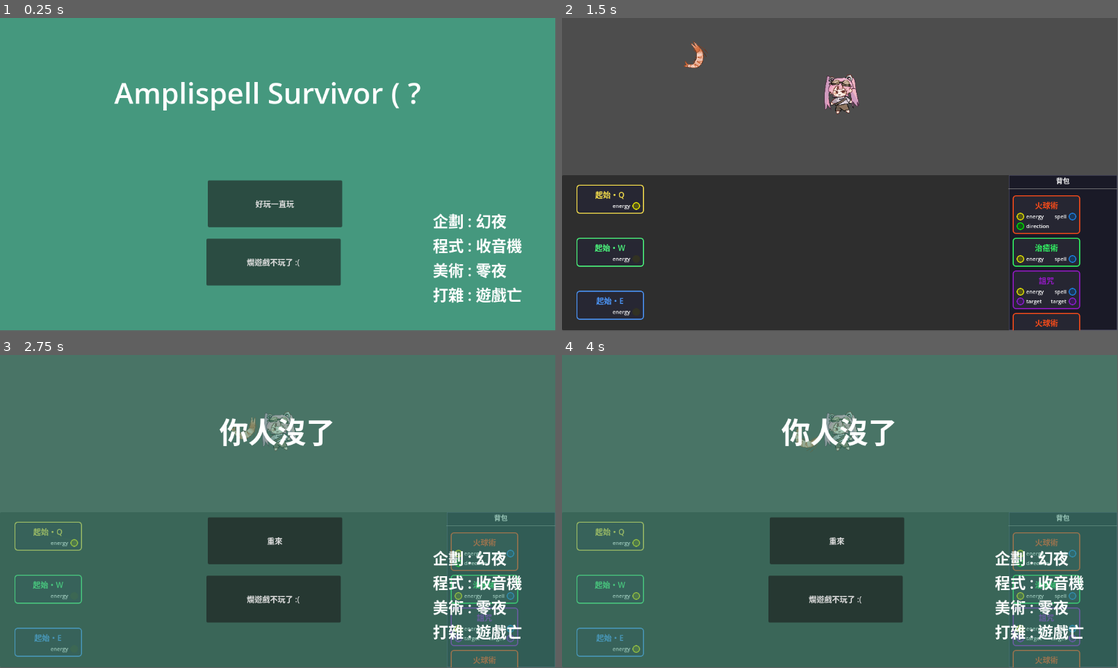
Above: before the commit, frames 1-4 (two rows, left to right).
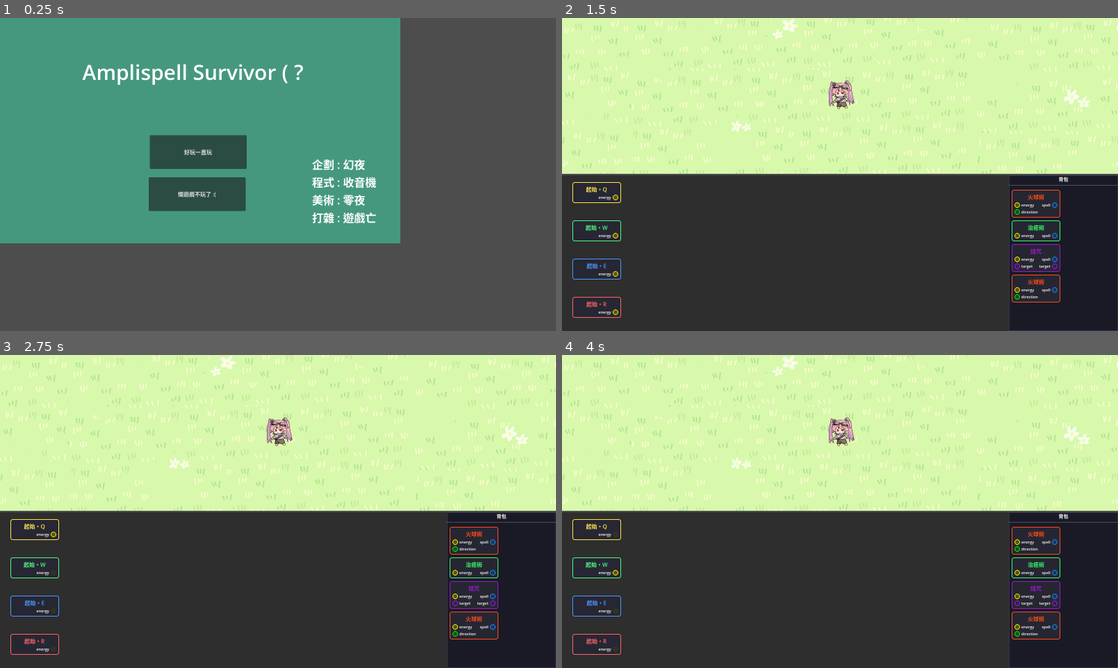
Above: after the commit, the same moments.

Repository: BlueRadio57445/spell-chanting-loudspeaker
Game: Godot game, scene res://scenes/MainMenu.tscn
The game is run twice, just before and just after one commit, with the same random seed, the same clock (stepped at 60 frames per second) and the same inputs.
Inputs (mouse positions are in pixels of both pictures, inside the frame that each line leads up to):
- Up to frame 1 (0.25 s): no input
- Up to frame 2 (1.5 s): click "好玩一直玩" at 0.5 s; click (634, 205) at 1.27 s
- Up to frame 3 (2.75 s): click (55, 533) at 2.02 s
- Up to frame 4 (4 s): click (634, 596) at 2.77 s; click (617, 570) at 3.52 s
In our replay, the window is 799x449 before the commit and 800x450 after it. These sizes can differ from the game's own. Grey fills any space a smaller window leaves; there, only what the larger window draws over its background counts as a difference.

The runs differ from the first frame. In frame 1, 57% of the frame differs, in the area x 0-100%, y 0-100%; in frame 2, 53%; in frame 3, 93%; in frame 4, 93%.

Commit message:
runedrop

Diff:
--- a/project.godot
+++ b/project.godot
@@ -19,6 +19,23 @@
 
 RuneRegistry="*res://scripts/rune_system/rune_registry.gd"
 
+[display]
+
+window/size/viewport_width=1600
+window/size/viewport_height=900
+
+[global_group]
+
+Enemy=""
+
+[input]
+
+Die={
+"deadzone": 0.2,
+"events": [Object(InputEventKey,"resource_local_to_scene":false,"resource_name":"","device":0,"window_id":0,"alt_pressed":false,"shift_pressed":false,"ctrl_pressed":false,"meta_pressed":false,"pressed":false,"keycode":0,"physical_keycode":68,"key_label":0,"unicode":0,"location":0,"echo":false,"script":null)
+]
+}
+
 [physics]
 
 3d/physics_engine="Jolt Physics"
--- /dev/null
+++ b/scenes/RuneDrops.tscn
@@ -0,0 +1,21 @@
+[gd_scene format=3 uid="uid://boqnqj2ku44l2"]
+
+[ext_resource type="Texture2D" uid="uid://d44cye8df5fw" path="res://resources/tmpEnemy.png" id="1_66oq8"]
+[ext_resource type="Script" uid="uid://bid3ic2rbb6lv" path="res://scripts/rune_system/RuneDrops.gd" id="1_m0xgc"]
+
+[sub_resource type="RectangleShape2D" id="RectangleShape2D_m0xgc"]
+size = Vector2(64, 64)
+
+[node name="RuneDrops" type="CharacterBody2D" unique_id=434997307]
+collision_layer = 4
+script = ExtResource("1_m0xgc")
+
+[node name="Sprite2D" type="Sprite2D" parent="." unique_id=2043024449]
+texture = ExtResource("1_66oq8")
+
+[node name="Area2D" type="Area2D" parent="." unique_id=1983151018]
+
+[node name="CollisionShape2D" type="CollisionShape2D" parent="Area2D" unique_id=2068355136]
+shape = SubResource("RectangleShape2D_m0xgc")
+
+[connection signal="area_entered" from="Area2D" to="." method="_on_area_entered"]
--- a/scenes/enemys/DashEnemy.tscn
+++ b/scenes/enemys/DashEnemy.tscn
@@ -2,11 +2,13 @@
 
 [ext_resource type="PackedScene" uid="uid://cxpvvm3jimsot" path="res://scenes/enemys/EnemyBase.tscn" id="1_0hxxw"]
 [ext_resource type="Script" uid="uid://5ovelps6fjgd" path="res://scripts/enemys/DashEnemy.gd" id="2_apx1p"]
+[ext_resource type="PackedScene" uid="uid://boqnqj2ku44l2" path="res://scenes/RuneDrops.tscn" id="3_s3rxy"]
 [ext_resource type="Texture2D" uid="uid://cdbbxmgm8ds0v" path="res://resources/Enemy/DashEnemy.png" id="3_xxg2t"]
 
 [node name="DashEnemy" unique_id=1417908132 instance=ExtResource("1_0hxxw")]
 script = ExtResource("2_apx1p")
 dash_speed = 600.0
+loot_item_scene = ExtResource("3_s3rxy")
 
 [node name="Sprite2D" parent="." index="0" unique_id=270864752]
 position = Vector2(-0.5, -0.5000076)
--- a/scenes/enemys/EnemyBase.tscn
+++ b/scenes/enemys/EnemyBase.tscn
@@ -2,6 +2,7 @@
 
 [ext_resource type="Script" uid="uid://bbjgel3jle0ab" path="res://scripts/enemys/BaseEnemy.gd" id="1_3wklq"]
 [ext_resource type="Texture2D" uid="uid://d44cye8df5fw" path="res://resources/tmpEnemy.png" id="2_7am4l"]
+[ext_resource type="PackedScene" uid="uid://boqnqj2ku44l2" path="res://scenes/RuneDrops.tscn" id="2_37sun"]
 
 [sub_resource type="RectangleShape2D" id="RectangleShape2D_vgmxi"]
 size = Vector2(64, 64)
@@ -9,9 +10,10 @@
 [sub_resource type="RectangleShape2D" id="RectangleShape2D_i3s64"]
 size = Vector2(69, 69)
 
-[node name="EnemyBase" type="CharacterBody2D" unique_id=1417908132]
+[node name="EnemyBase" type="CharacterBody2D" unique_id=1417908132 groups=["Enemy"]]
 collision_layer = 4
 script = ExtResource("1_3wklq")
+loot_item_scene = ExtResource("2_37sun")
 
 [node name="Sprite2D" type="Sprite2D" parent="." unique_id=270864752]
 texture = ExtResource("2_7am4l")
--- a/scenes/enemys/ExplodeEnemy.tscn
+++ b/scenes/enemys/ExplodeEnemy.tscn
@@ -3,11 +3,13 @@
 [ext_resource type="PackedScene" uid="uid://cxpvvm3jimsot" path="res://scenes/enemys/EnemyBase.tscn" id="1_kykiv"]
 [ext_resource type="Script" uid="uid://hmslppp56mx2" path="res://scripts/enemys/ExplodeEnemy.gd" id="2_s06hd"]
 [ext_resource type="Texture2D" uid="uid://c5j0wkq1lccbe" path="res://resources/Enemy/ExplodeEnemy.png" id="3_1mn1v"]
+[ext_resource type="PackedScene" uid="uid://boqnqj2ku44l2" path="res://scenes/RuneDrops.tscn" id="3_na7us"]
 [ext_resource type="Texture2D" uid="uid://vrvu1dog8x2b" path="res://resources/Enemy/ExplodeEnemyParticle.png" id="4_4qrwd"]
 
 [node name="ExplodeEnemy" unique_id=1417908132 instance=ExtResource("1_kykiv")]
 script = ExtResource("2_s06hd")
 explode_range = 80.0
+loot_item_scene = ExtResource("3_na7us")
 
 [node name="Sprite2D" parent="." index="0" unique_id=270864752]
 position = Vector2(3.000006, -6.499997)
--- a/scenes/enemys/FastEnemy.tscn
+++ b/scenes/enemys/FastEnemy.tscn
@@ -2,6 +2,7 @@
 
 [ext_resource type="Script" uid="uid://bnbvvy5yf2qga" path="res://scripts/enemys/FastEnemy.gd" id="1_5fu35"]
 [ext_resource type="Texture2D" uid="uid://c4x11i5m22cqn" path="res://resources/Enemy/FastEnemy.png" id="2_5fu35"]
+[ext_resource type="PackedScene" uid="uid://boqnqj2ku44l2" path="res://scenes/RuneDrops.tscn" id="2_f8xxg"]
 
 [sub_resource type="RectangleShape2D" id="RectangleShape2D_vgmxi"]
 size = Vector2(64, 64)
@@ -9,10 +10,11 @@
 [sub_resource type="RectangleShape2D" id="RectangleShape2D_i3s64"]
 size = Vector2(69, 69)
 
-[node name="EnemyBase" type="CharacterBody2D" unique_id=1417908132]
+[node name="EnemyBase" type="CharacterBody2D" unique_id=1417908132 groups=["Enemy"]]
 collision_layer = 4
 script = ExtResource("1_5fu35")
 speed = 300.0
+loot_item_scene = ExtResource("2_f8xxg")
 
 [node name="Sprite2D" type="Sprite2D" parent="." unique_id=270864752]
 position = Vector2(1.9073486e-06, 2.9999995)
--- a/scenes/enemys/NormalEnemy.tscn
+++ b/scenes/enemys/NormalEnemy.tscn
@@ -2,6 +2,7 @@
 
 [ext_resource type="Script" uid="uid://bbjgel3jle0ab" path="res://scripts/enemys/BaseEnemy.gd" id="1_0uuwo"]
 [ext_resource type="Texture2D" uid="uid://b2sbmuvsqkhf3" path="res://resources/Enemy/NormalEnemy.png" id="2_0uuwo"]
+[ext_resource type="PackedScene" uid="uid://boqnqj2ku44l2" path="res://scenes/RuneDrops.tscn" id="2_vu24j"]
 
 [sub_resource type="RectangleShape2D" id="RectangleShape2D_vgmxi"]
 size = Vector2(64, 64)
@@ -9,10 +10,11 @@
 [sub_resource type="RectangleShape2D" id="RectangleShape2D_i3s64"]
 size = Vector2(69, 69)
 
-[node name="EnemyBase" type="CharacterBody2D" unique_id=1417908132]
+[node name="EnemyBase" type="CharacterBody2D" unique_id=1417908132 groups=["Enemy"]]
 collision_layer = 4
 script = ExtResource("1_0uuwo")
 speed = 100.0
+loot_item_scene = ExtResource("2_vu24j")
 
 [node name="Sprite2D" type="Sprite2D" parent="." unique_id=270864752]
 position = Vector2(2.3841858e-07, -9.536743e-06)
--- a/scenes/enemys/SlowEnemy.tscn
+++ b/scenes/enemys/SlowEnemy.tscn
@@ -2,6 +2,7 @@
 
 [ext_resource type="Script" uid="uid://bbjgel3jle0ab" path="res://scripts/enemys/BaseEnemy.gd" id="1_80u3f"]
 [ext_resource type="Texture2D" uid="uid://c7tf6yt7w0tmp" path="res://resources/Enemy/SlowEnemy.png" id="2_80u3f"]
+[ext_resource type="PackedScene" uid="uid://boqnqj2ku44l2" path="res://scenes/RuneDrops.tscn" id="2_ir53m"]
 
 [sub_resource type="RectangleShape2D" id="RectangleShape2D_vgmxi"]
 size = Vector2(64, 64)
@@ -9,9 +10,10 @@
 [sub_resource type="RectangleShape2D" id="RectangleShape2D_i3s64"]
 size = Vector2(69, 69)
 
-[node name="EnemyBase" type="CharacterBody2D" unique_id=1417908132]
+[node name="EnemyBase" type="CharacterBody2D" unique_id=1417908132 groups=["Enemy"]]
 collision_layer = 4
 script = ExtResource("1_80u3f")
+loot_item_scene = ExtResource("2_ir53m")
 
 [node name="Sprite2D" type="Sprite2D" parent="." unique_id=270864752]
 position = Vector2(1.0000024, 2.500002)
--- a/scenes/enemys/invisble_enemy.tscn
+++ b/scenes/enemys/invisble_enemy.tscn
@@ -4,7 +4,7 @@
 [ext_resource type="Script" uid="uid://fxffmdembrke" path="res://scripts/enemys/InvisibleEnemy.gd" id="2_tm65q"]
 [ext_resource type="Texture2D" uid="uid://bfcqrrake8rnu" path="res://resources/Enemy/InvisibleEnemy.png" id="3_tm65q"]
 
-[node name="InvisbleEnemy" unique_id=1417908132 instance=ExtResource("1_8xujc")]
+[node name="InvisbleEnemy" unique_id=1417908132 groups=["Enemy"] instance=ExtResource("1_8xujc")]
 script = ExtResource("2_tm65q")
 speed = 150.0
 
--- a/scenes/main.tscn
+++ b/scenes/main.tscn
@@ -2,6 +2,7 @@
 
 [ext_resource type="Script" uid="uid://i0a0gl8drno5" path="res://scripts/main.gd" id="1"]
 [ext_resource type="Script" uid="uid://bcm55cbxak32j" path="res://scripts/player.gd" id="2"]
+[ext_resource type="Texture2D" uid="uid://hfq260wxot8b" path="res://resources/UI/Background/grass.png" id="2_a8y0u"]
 [ext_resource type="Script" uid="uid://dy53fb7gmsdlf" path="res://scripts/ui/rune_canvas.gd" id="3"]
 [ext_resource type="Texture2D" uid="uid://c6eun8uedpeid" path="res://resources/Character/walk1.png" id="3_choun"]
 [ext_resource type="Texture2D" uid="uid://d3c8ljpsf4ww7" path="res://resources/Character/attack1.png" id="3_trceg"]
@@ -12,8 +13,16 @@
 [ext_resource type="Script" uid="uid://bfeo6jrad2vaf" path="res://scripts/rune_system/rune_executor.gd" id="5"]
 [ext_resource type="Texture2D" uid="uid://duyp2f2c5jvvy" path="res://resources/Character/walk3.png" id="5_eb6dy"]
 [ext_resource type="Texture2D" uid="uid://hlepvsuochqs" path="res://resources/Character/attack3.png" id="5_jkv2x"]
-[ext_resource type="PackedScene" uid="uid://bo1wjljt38evo" path="res://scenes/enemys/FastEnemy.tscn" id="10_trceg"]
 [ext_resource type="PackedScene" uid="uid://bagidqd5jp0vo" path="res://scenes/EndMenu.tscn" id="13_a8y0u"]
+
+[sub_resource type="RectangleShape2D" id="RectangleShape2D_a8y0u"]
+size = Vector2(5760, 100)
+
+[sub_resource type="RectangleShape2D" id="RectangleShape2D_jkv2x"]
+size = Vector2(5760, 100)
+
+[sub_resource type="RectangleShape2D" id="RectangleShape2D_jbj1t"]
+size = Vector2(100, 3240)
 
 [sub_resource type="SpriteFrames" id="SpriteFrames_trceg"]
 animations = [{
@@ -90,16 +99,79 @@
 
 [node name="GameViewport" type="SubViewport" parent="VBoxContainer/GameViewportContainer" unique_id=327964235]
 handle_input_locally = false
-size = Vector2i(1152, 322)
+size = Vector2i(1600, 448)
 render_target_update_mode = 4
 
 [node name="World" type="Node2D" parent="VBoxContainer/GameViewportContainer/GameViewport" unique_id=1056802089]
+
+[node name="BackGround" type="Node2D" parent="VBoxContainer/GameViewportContainer/GameViewport/World" unique_id=1479272225]
+
+[node name="ALotOfGrass" type="Node2D" parent="VBoxContainer/GameViewportContainer/GameViewport/World/BackGround" unique_id=275968008]
+
+[node name="Grass" type="Sprite2D" parent="VBoxContainer/GameViewportContainer/GameViewport/World/BackGround/ALotOfGrass" unique_id=1163399177]
+texture = ExtResource("2_a8y0u")
+
+[node name="Grass2" type="Sprite2D" parent="VBoxContainer/GameViewportContainer/GameViewport/World/BackGround/ALotOfGrass" unique_id=2081458441]
+position = Vector2(1920, 0)
+texture = ExtResource("2_a8y0u")
+
+[node name="Grass3" type="Sprite2D" parent="VBoxContainer/GameViewportContainer/GameViewport/World/BackGround/ALotOfGrass" unique_id=360925062]
+position = Vector2(0, 1080)
+texture = ExtResource("2_a8y0u")
+
+[node name="Grass4" type="Sprite2D" parent="VBoxContainer/GameViewportContainer/GameViewport/World/BackGround/ALotOfGrass" unique_id=331306327]
+position = Vector2(1920, 1080)
+texture = ExtResource("2_a8y0u")
+
+[node name="Grass5" type="Sprite2D" parent="VBoxContainer/GameViewportContainer/GameViewport/World/BackGround/ALotOfGrass" unique_id=151954584]
+position = Vector2(0, -1080)
+texture = ExtResource("2_a8y0u")
+
+[node name="Grass6" type="Sprite2D" parent="VBoxContainer/GameViewportContainer/GameViewport/World/BackGround/ALotOfGrass" unique_id=1792295200]
+position = Vector2(1920, -1080)
+texture = ExtResource("2_a8y0u")
+
+[node name="Grass7" type="Sprite2D" parent="VBoxContainer/GameViewportContainer/GameViewport/World/BackGround/ALotOfGrass" unique_id=542906649]
+position = Vector2(-1920, 0)
+texture = ExtResource("2_a8y0u")
+
+[node name="Grass8" type="Sprite2D" parent="VBoxContainer/GameViewportContainer/GameViewport/World/BackGround/ALotOfGrass" unique_id=1662774446]
+position = Vector2(-1920, -1080)
+texture = ExtResource("2_a8y0u")
+
+[node name="Grass9" type="Sprite2D" parent="VBoxContainer/GameViewportContainer/GameViewport/World/BackGround/ALotOfGrass" unique_id=1769230155]
+position = Vector2(-1920, 1080)
+texture = ExtResource("2_a8y0u")
+
+[node name="Area2D" type="StaticBody2D" parent="VBoxContainer/GameViewportContainer/GameViewport/World/BackGround" unique_id=1333457727]
+collision_layer = 8
+collision_mask = 0
+
+[node name="Down" type="CollisionShape2D" parent="VBoxContainer/GameViewportContainer/GameViewport/World/BackGround/Area2D" unique_id=1091572243]
+position = Vector2(0, 1520)
+shape = SubResource("RectangleShape2D_a8y0u")
+debug_color = Color(0.9098039, 0.24313726, 0.4509804, 0.42352942)
+
+[node name="Up" type="CollisionShape2D" parent="VBoxContainer/GameViewportContainer/GameViewport/World/BackGround/Area2D" unique_id=1841695630]
+position = Vector2(0, -1520)
+shape = SubResource("RectangleShape2D_jkv2x")
+debug_color = Color(0.9098039, 0.24313726, 0.4509804, 0.42352942)
+
+[node name="Left" type="CollisionShape2D" parent="VBoxContainer/GameViewportContainer/GameViewport/World/BackGround/Area2D" unique_id=1224964594]
+position = Vector2(2780, 0)
+shape = SubResource("RectangleShape2D_jbj1t")
+debug_color = Color(0.9098039, 0.24313726, 0.4509804, 0.42352942)
+
+[node name="Right" type="CollisionShape2D" parent="VBoxContainer/GameViewportContainer/GameViewport/World/BackGround/Area2D" unique_id=125581537]
+position = Vector2(-2780, 0)
+shape = SubResource("RectangleShape2D_jbj1t")
+debug_color = Color(0.9098039, 0.24313726, 0.4509804, 0.42352942)
 
 [node name="Player" type="CharacterBody2D" parent="VBoxContainer/GameViewportContainer/GameViewport/World" unique_id=914802439 groups=["player"]]
 position = Vector2(576, 162)
+collision_mask = 9
 script = ExtResource("2")
-hp = 3
-STOP_DISTANCE = 25
+STOP_DISTANCE = 50
 
 [node name="Camera2D" type="Camera2D" parent="VBoxContainer/GameViewportContainer/GameViewport/World/Player" unique_id=1079541265]
 drag_horizontal_enabled = true
@@ -116,13 +188,12 @@
 shape = SubResource("RectangleShape2D_ya4ey")
 
 [node name="PlayerHurtbox" type="Area2D" parent="VBoxContainer/GameViewportContainer/GameViewport/World/Player" unique_id=1607777653]
+collision_mask = 3
 
 [node name="HurtCollision" type="CollisionShape2D" parent="VBoxContainer/GameViewportContainer/GameViewport/World/Player/PlayerHurtbox" unique_id=743019441]
 shape = SubResource("RectangleShape2D_eb6dy")
 
 [node name="Spawner" parent="VBoxContainer/GameViewportContainer/GameViewport/World" unique_id=82593178 instance=ExtResource("4_o6xl0")]
-
-[node name="EnemyBase" parent="VBoxContainer/GameViewportContainer/GameViewport/World" unique_id=1417908132 instance=ExtResource("10_trceg")]
 
 [node name="RuneUI" type="Panel" parent="VBoxContainer" unique_id=2004242461]
 layout_mode = 2
--- a/scripts/enemys/BaseEnemy.gd
+++ b/scripts/enemys/BaseEnemy.gd
@@ -5,6 +5,17 @@
 @export var speed = 50.0
 @export var health = 50
 @export var attack = 3
+
+@export_group("Loot Settings")
+# 設定每個符文對應的權重 (數字越大機率越高)
+@export var loot_weights = {
+	RuneDrops.RuneType.NONE: 50,  # 50% 什麼都不掉
+	RuneDrops.RuneType.FIRE: 10,  # 10 權重
+	RuneDrops.RuneType.WATER: 10,
+	RuneDrops.RuneType.WIND: 10,
+	RuneDrops.RuneType.EARTH: 10
+}
+@export var loot_item_scene: PackedScene # 放剛才建立的 RuneItem.tscn
 
 var player = null
 var is_stunned = false
@@ -47,8 +58,7 @@
 	velocity = Vector2.ZERO
 	get_tree().create_timer(duration).timeout.connect(func(): is_stunned = false)
 
-func die():
-	queue_free()
+
 
 # 連接 Hitbox 信號 (在父類別寫好，子類別就不用重複寫)
 func _on_hitbox_area_entered(area):
@@ -63,3 +73,34 @@
 		if player.has_method("take_damage"):
 			player.take_damage(attack)
 			apply_hit_stop()
+
+
+# 死亡的邏輯
+func die():
+	calculate_loot()
+	queue_free()
+
+func calculate_loot():
+	# 1. 計算總權重
+	var total_weight = 0
+	for weight in loot_weights.values():
+		total_weight += weight
+
+	# 2. 取隨機值
+	var roll = randi() % total_weight
+	var current_sum = 0
+
+	# 3. 區間判定
+	for rune in loot_weights:
+		current_sum += loot_weights[rune]
+		if roll < current_sum:
+			if rune != RuneDrops.RuneType.NONE:
+				spawn_loot(rune)
+			return # 抽中了就結束
+
+func spawn_loot(type):
+	if loot_item_scene:
+		var item = loot_item_scene.instantiate()
+		item.global_position = global_position # 掉在怪物死掉的位置
+		get_parent().add_child(item)
+		item.onSummon(type) # 通知掉落物它是哪種符文
--- /dev/null
+++ b/scripts/enemys/NormalEnemy.gd
@@ -0,0 +1,7 @@
+extends EnemyBase
+
+@onready var sprite = $Sprite2D
+
+func handle_movement(_delta):
+	sprite.rotate(PI * get_process_delta_time() * 5)
+	super.handle_movement(_delta)
--- a/scripts/player.gd
+++ b/scripts/player.gd
@@ -24,6 +24,9 @@
 			else:
 				direction = (target_position - global_position).normalized()
 				is_moving = true
+
+	if event.is_action_pressed("Die"): # 預設是空白鍵或 Enter
+		attack_nearest_enemy()
 
 func _physics_process(_delta: float) -> void:
 	if is_moving:
@@ -75,3 +78,33 @@
 	var game_over_screen = get_tree().root.find_child("EndMenu", true, false)
 	if game_over_screen:
 		game_over_screen.show_screen()
+
+
+func attack_nearest_enemy():
+	# 1. 取得所有在 "mobs" 群組裡的怪物 (記得你的怪物要加入這個群組)
+	var enemies = get_tree().get_nodes_in_group("Enemy")
+
+	if enemies.size() == 0:
+		print("場面上沒有敵人可以測試")
+		return
+
+	var nearest_enemy = null
+	var min_dist = INF # 初始值設為無限大
+
+	# 2. 遍歷所有怪物找出最近的
+	for enemy in enemies:
+		var dist = global_position.distance_to(enemy.global_position)
+		if dist < min_dist:
+			min_dist = dist
+			nearest_enemy = enemy
+
+	# 3. 執行傷害
+	if nearest_enemy != null:
+		print("對最近的敵人造成傷害！距離：", min_dist)
+
+		# 這裡呼叫我們在 EnemyBase 寫好的 take_damage
+		if nearest_enemy.has_method("take_damage"):
+			nearest_enemy.take_damage(100)
+
+			# 額外視覺回饋：在玩家與目標之間畫一條簡單的線 (測試用)
+			# draw_debug_line(nearest_enemy.global_position)
--- /dev/null
+++ b/scripts/rune_system/RuneDrops.gd
@@ -0,0 +1,61 @@
+extends CharacterBody2D
+class_name RuneDrops
+
+@export var ATTRACT_DISTANCE = 150.0
+@export var PULL_SPEED = 400.0
+var player = null
+enum RuneType { NONE, FIRE, WATER, WIND, EARTH }
+var rune_type = RuneType.NONE
+var is_being_pulled = false
+
+func _ready():
+	# 取得玩家引用
+	player = get_tree().root.find_child("Player", true, false)
+
+	# 出現時的小動畫
+	var tween = create_tween()
+	tween.tween_property(self, "scale", Vector2(1.2, 1.2), 0.1)
+	tween.tween_property(self, "scale", Vector2(1.0, 1.0), 0.1)
+
+func _physics_process(delta):
+	if !player: return
+
+	# 計算與玩家的距離
+	var dist = global_position.distance_to(player.global_position)
+
+	# 如果進入吸取範圍，標記為「被吸引狀態」
+	if dist < ATTRACT_DISTANCE:
+		is_being_pulled = true
+
+	# 執行吸取移動
+	if is_being_pulled:
+		# 計算朝向玩家的方向向量
+		var direction = (player.global_position - global_position).normalized()
+
+		# 讓掉落物飛向玩家
+		# 隨著距離變近，我們可以讓速度越來越快
+		global_position += direction * PULL_SPEED * delta
+
+		# 如果離玩家非常近了，直接觸發撿取
+		if dist < 15:
+			_collect()
+
+func _collect():
+	print("玩家成功吸收符文：", rune_type)
+	# 這裡可以播放一個小音效或特效
+	queue_free()
+
+func onSummon(type):
+	rune_type = type
+	# 根據類型換顏色
+	match type:
+		RuneType.FIRE: modulate = Color.RED
+		RuneType.WATER: modulate = Color.BLUE
+		RuneType.WIND: modulate = Color.GREEN
+		RuneType.EARTH: modulate = Color.BROWN
+
+func _on_area_entered(area):
+	if area.name == "PlayerHurtbox":
+		# 撿取邏輯 (現在先留空)
+		print("玩家撿到了符文！")
+		queue_free() # 消失
Not shown, added: scripts/enemys/NormalEnemy.gd.uid
Not shown, added: scripts/rune_system/RuneDrops.gd.uid
